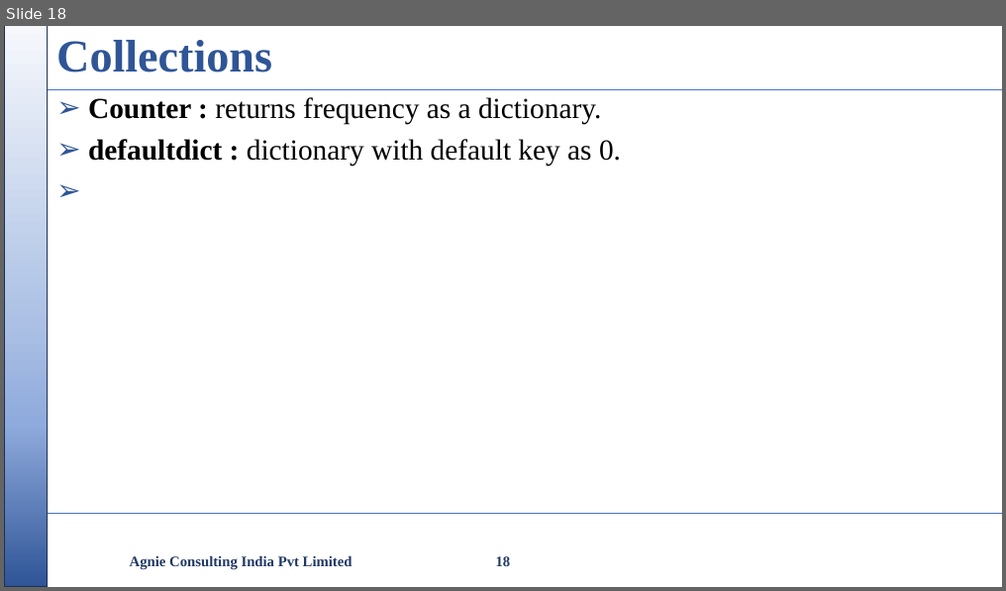
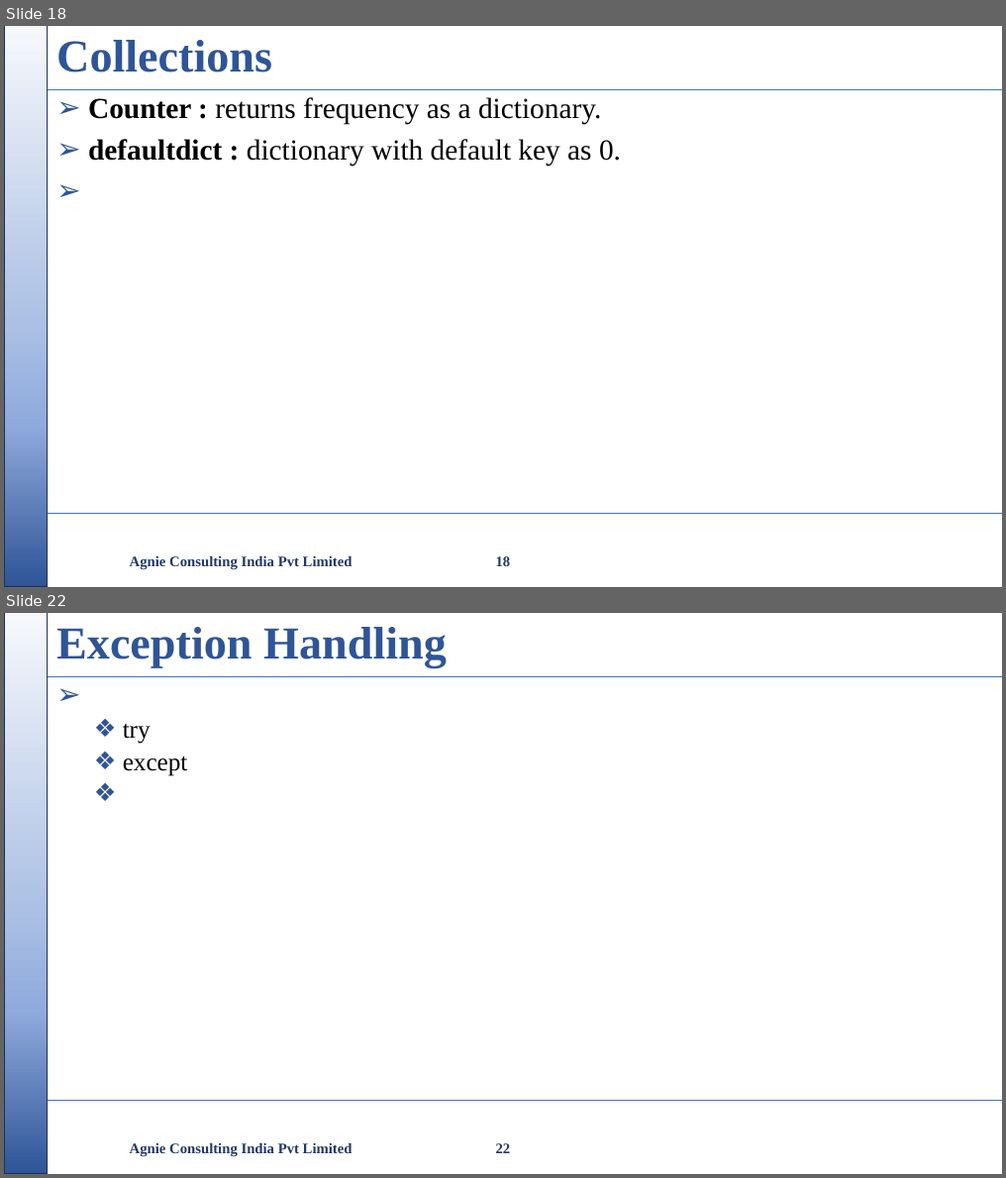
Before and after one commit to nikishdaniel1-del/Python-Cls, a slide deck: python class/Python Class.pptx. Shown one above the other, each under a label of ours: slide 18 before the commit, slides 18 and 22 after it; the slides between them are not shown. The pictures are 1006x591 and 1006x1178 pixels, drawn with LibreOffice and Linux fonts; fonts in the diff are those of the drawing; background and template pictures are left out. Boxes give left, top, right and bottom in pixels: in the first picture for what was removed or moved away, otherwise in the second. Text is boxed around its words. In the diff, an @@ line names an element or a change of style, - is before the commit and + after.

```diff
--- a/python class/Python Class.pptx
+++ b/python class/Python Class.pptx
@@ slide 22 added at [4,613,1002,1174], background #FFFFFF; not listed: 3 template elements that a slide beside it also shows @@
@@ title added at [56,627,447,668], 44 pt, text #2F5597, bold @@
+Exception Handling
@@ text added at [123,724,188,776], 24 pt, text #000000 @@
+  ❖ try
+  ❖ except
@@ text added at [130,1143,352,1157], 14 pt, text #203864, bold @@
+Agnie Consulting India Pvt Limited
@@ page number added at [496,1144,511,1154], 14 pt, text #203864, bold @@
+22
```
Also in this commit, not shown: 4 slides changed, 12 other slides added, 2 other files.
